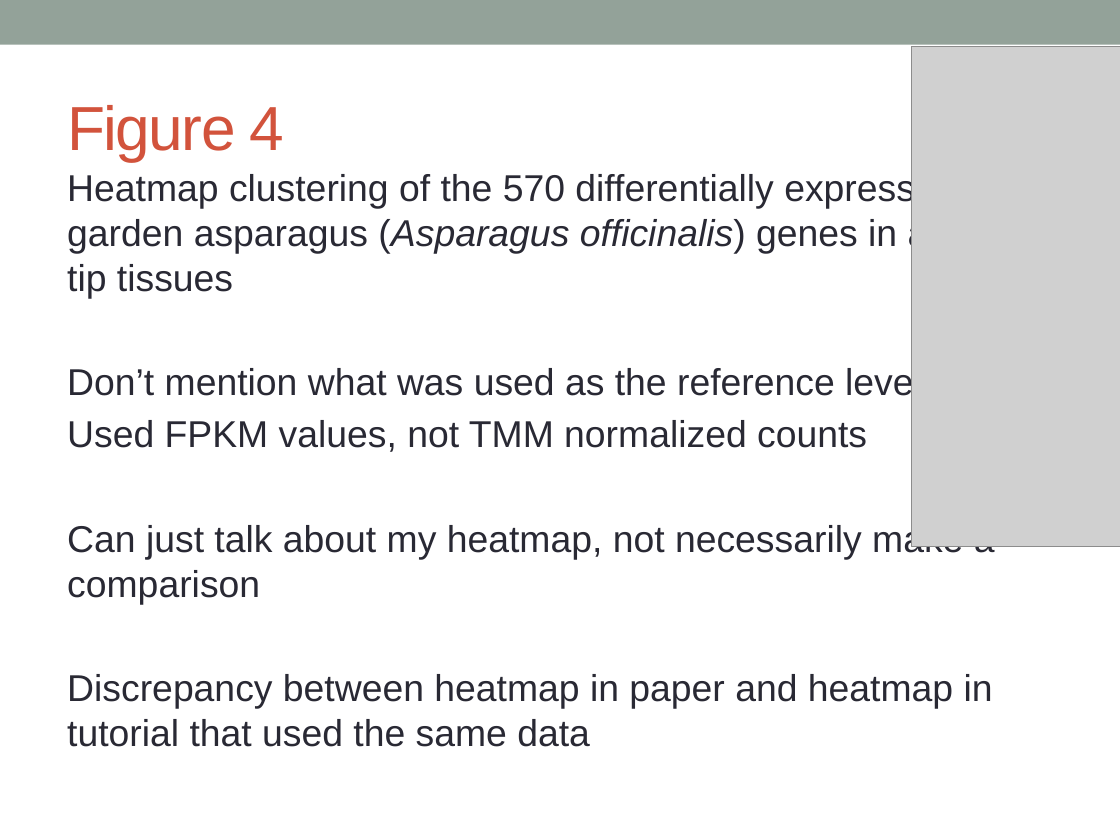
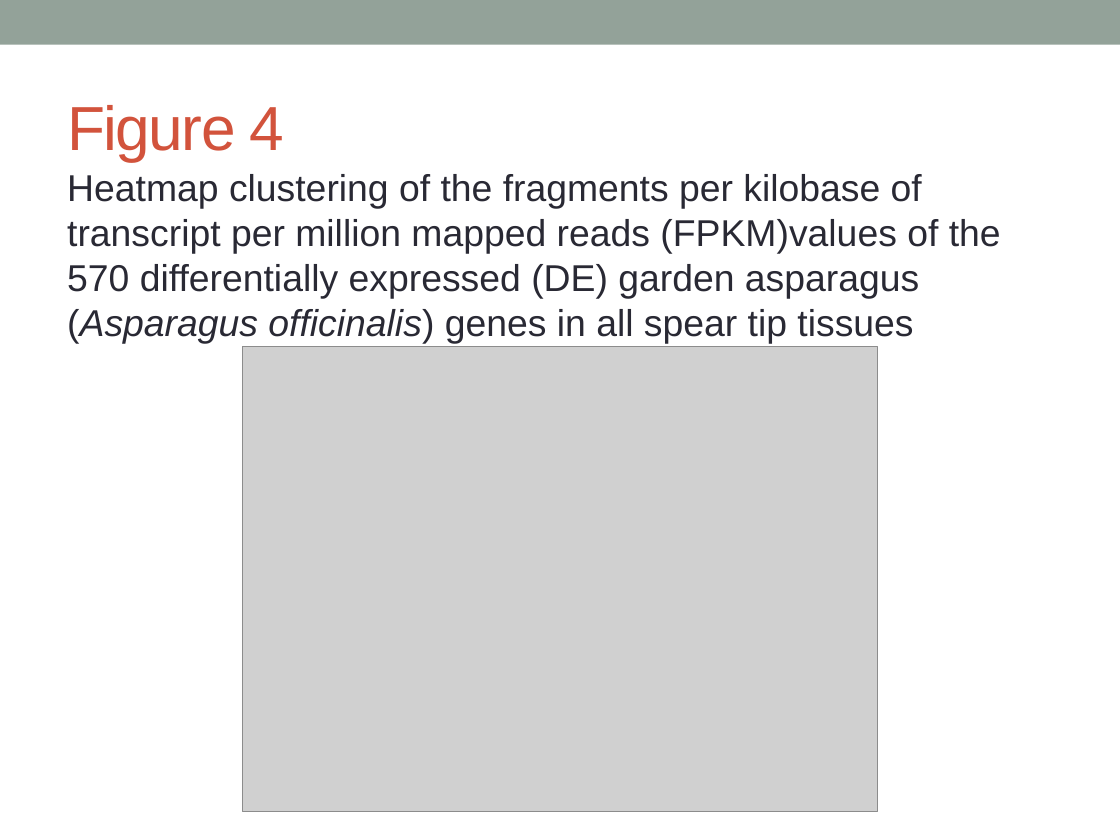
Before and after one commit to katholan/BCB546X-Spring2017_Valerin_final_project, a slide deck: slide 24 of asparagus.pptx. Drawn at 1120x840 pixels with LibreOffice and Linux fonts; fonts in the diff are those of the drawing; grey boxes stand for pictures. Boxes give left, top, right and bottom in pixels: in the first picture for what was removed or moved away, otherwise in the second. Text is boxed around its words. In the diff, an @@ line names an element or a change of style, - is before the commit and + after.

```diff
--- a/asparagus.pptx
+++ b/asparagus.pptx
@@ text at (67, 174, 1001, 343): text changed @@
-Heatmap clustering of the 570 differentially expressed garden asparagus (Asparagus officinalis) genes in all spear tip tissues
-Don’t mention what was used as the reference level
-Used FPKM values, not TMM normalized counts
-Can just talk about my heatmap, not necessarily make a comparison
-Discrepancy between heatmap in paper and heatmap in tutorial that used the same data
+Heatmap clustering of the fragments per kilobase of transcript per million mapped reads (FPKM)values of the 570 differentially expressed (DE) garden asparagus (Asparagus officinalis) genes in all spear tip tissues
@@ picture: place and size @@
-picture at (912, 47, 1120, 547)
+picture at (243, 346, 878, 812)
```
Also in this commit, not shown: 5 other slides changed, 4 other files.
